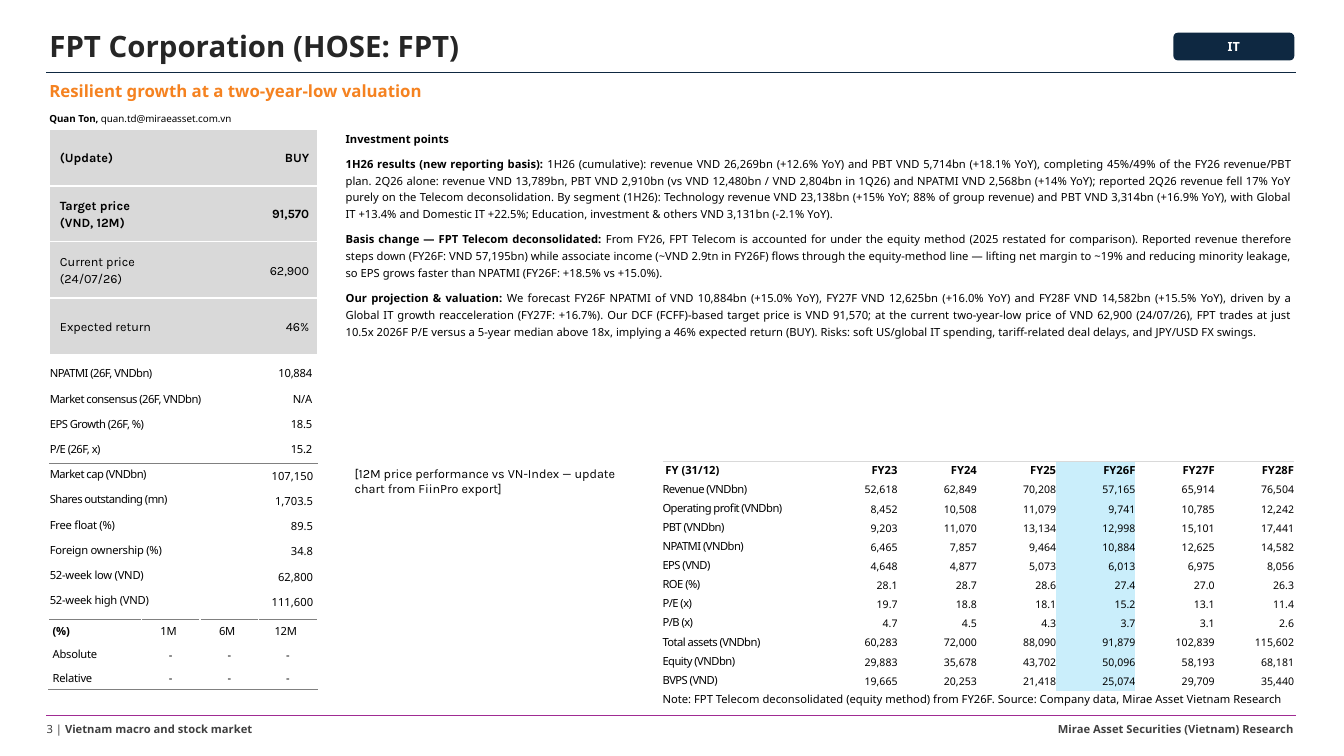
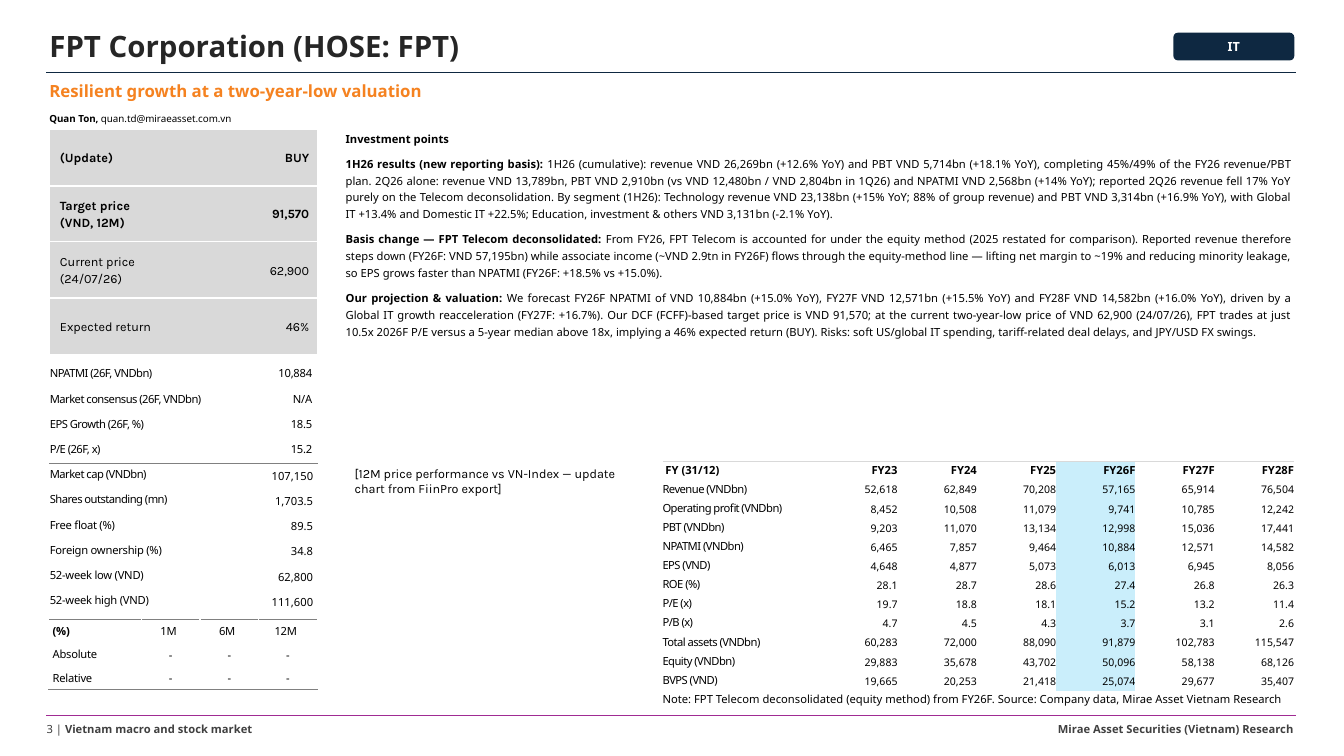
Before and after one commit to datquanton/verbose-guide, a slide deck: slide 3 of MASVN_RS_WM_2H26_outlook_Equity_VN_2026_STBFPT_24July2026.pptx. Drawn at 1344x756 pixels with LibreOffice and Linux fonts; fonts in the diff are those of the drawing. Boxes give left, top, right and bottom in pixels: in the first picture for what was removed or moved away, otherwise in the second. Text is boxed around its words. In the diff, an @@ line names an element or a change of style, - is before the commit and + after.

```diff
--- a/MASVN_RS_WM_2H26_outlook_Equity_VN_2026_STBFPT_24July2026.pptx
+++ b/MASVN_RS_WM_2H26_outlook_Equity_VN_2026_STBFPT_24July2026.pptx
@@ text at (x1=346, y1=293, x2=1291, y2=339): text changed @@
-Our projection & valuation: We forecast FY26F NPATMI of VND 10,884bn (+15.0% YoY), FY27F VND 12,625bn (+16.0% YoY) and FY28F VND 14,582bn (+15.5% YoY), driven by a Global IT growth reacceleration (FY27F: +16.7%). Our DCF (FCFF)-based target price is VND 91,570; at the current two-year-low price of VND 62,900 (24/07/26), FPT trades at just 10.5x 2026F P/E versus a 5-year median above 18x, implying a 46% expected return (BUY). Risks: soft US/global IT spending, tariff-related deal delays, and JPY/USD FX swings.
+Our projection & valuation: We forecast FY26F NPATMI of VND 10,884bn (+15.0% YoY), FY27F VND 12,571bn (+15.5% YoY) and FY28F VND 14,582bn (+16.0% YoY), driven by a Global IT growth reacceleration (FY27F: +16.7%). Our DCF (FCFF)-based target price is VND 91,570; at the current two-year-low price of VND 62,900 (24/07/26), FPT trades at just 10.5x 2026F P/E versus a 5-year median above 18x, implying a 46% expected return (BUY). Risks: soft US/global IT spending, tariff-related deal delays, and JPY/USD FX swings.
@@ table at (x1=662, y1=461, x2=1297, y2=710) @@
-row 4, column 6: 15,101
+row 4, column 6: 15,036
-row 5, column 6: 12,625
+row 5, column 6: 12,571
-row 6, column 6: 6,975
+row 6, column 6: 6,945
-row 7, column 6: 27.0
+row 7, column 6: 26.8
-row 8, column 6: 13.1
+row 8, column 6: 13.2
-row 10, column 6: 102,839
+row 10, column 6: 102,783
-row 10, column 7: 115,602
+row 10, column 7: 115,547
-row 11, column 6: 58,193
+row 11, column 6: 58,138
-row 11, column 7: 68,181
+row 11, column 7: 68,126
-row 12, column 6: 29,709
+row 12, column 6: 29,677
-row 12, column 7: 35,440
+row 12, column 7: 35,407
```
Also in this commit, not shown: 1 other slide changed, 2 other files.
